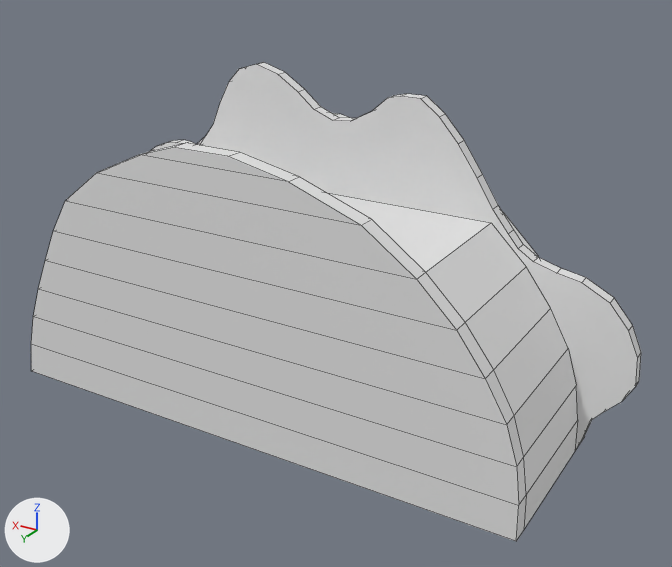
An edit to the Blender file Arts/Models/Scenario/TacoHouse.blend, drawn before and after from the same camera.
Camera for both pictures: a 50 mm camera at (-6.05, 8.98, 3.77) aimed at (-0.65, -0.01, -0.73). The axes (+X, +Y, +Z) are drawn at lower left. The lights are the same throughout. Mesh edges are drawn as thin lines. The same objects are shown in both versions, whatever each file hides.
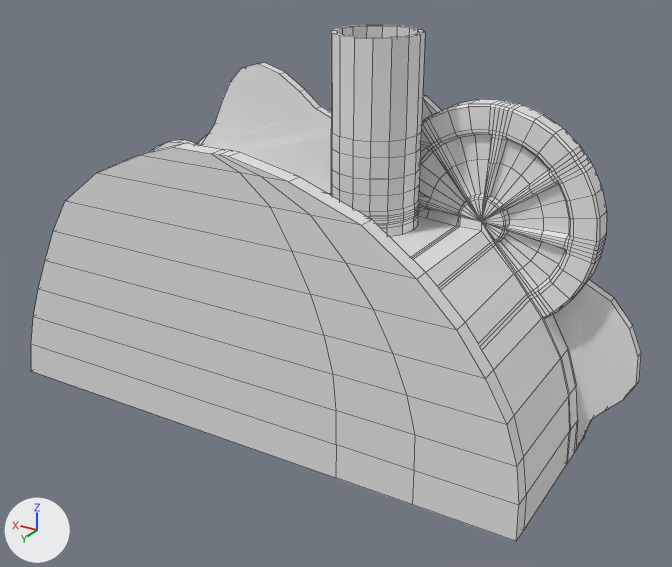
The change, as a diff of the scene's bpy script:
```diff
--- a/Arts/Models/Scenario/TacoHouse.blend.py
+++ b/Arts/Models/Scenario/TacoHouse.blend.py
@@ me_plane_001 @@
 # used by ob_plane; location = (-2.61, 0.57, -1.48); rotation_euler = (1.571, 0.0, 0.0), in degrees (90, 0, 0)
-me_plane_001.from_pydata(...)  # 214 vertices, 144 faces; spans x -1.57..6.51, y -1.11..3.14, z -0.61..1.75
+me_plane_001.from_pydata(...)  # 1265 vertices, 1222 faces; spans x -1.57..6.51, y -1.11..3.79, z -0.61..1.75
+# me_plane_001 part 1: 45 vertices moved from x -1.57..6.51, y -0.97..3.14, z 1.35 to x -1.57..6.51, y -0.97..3.14, z 1.38; 16 vertices removed from x -0.97..6.48, y -1.11..2.96, z 1.34..1.35; 1067 vertices added at x -1.04..6.48, y -1.11..3.79, z -0.61..1.75
```

Boxes (x1, y1, x2, y2) around the edits, measured in the pictures (672 x 567 px):
'Plane', reshaped (8% taller)
    before: (31, 62, 641, 541)
    after: (31, 25, 641, 541)
part 1 of me_plane_001, built on
    before: (150, 62, 641, 529)
    after: (142, 25, 641, 529)
